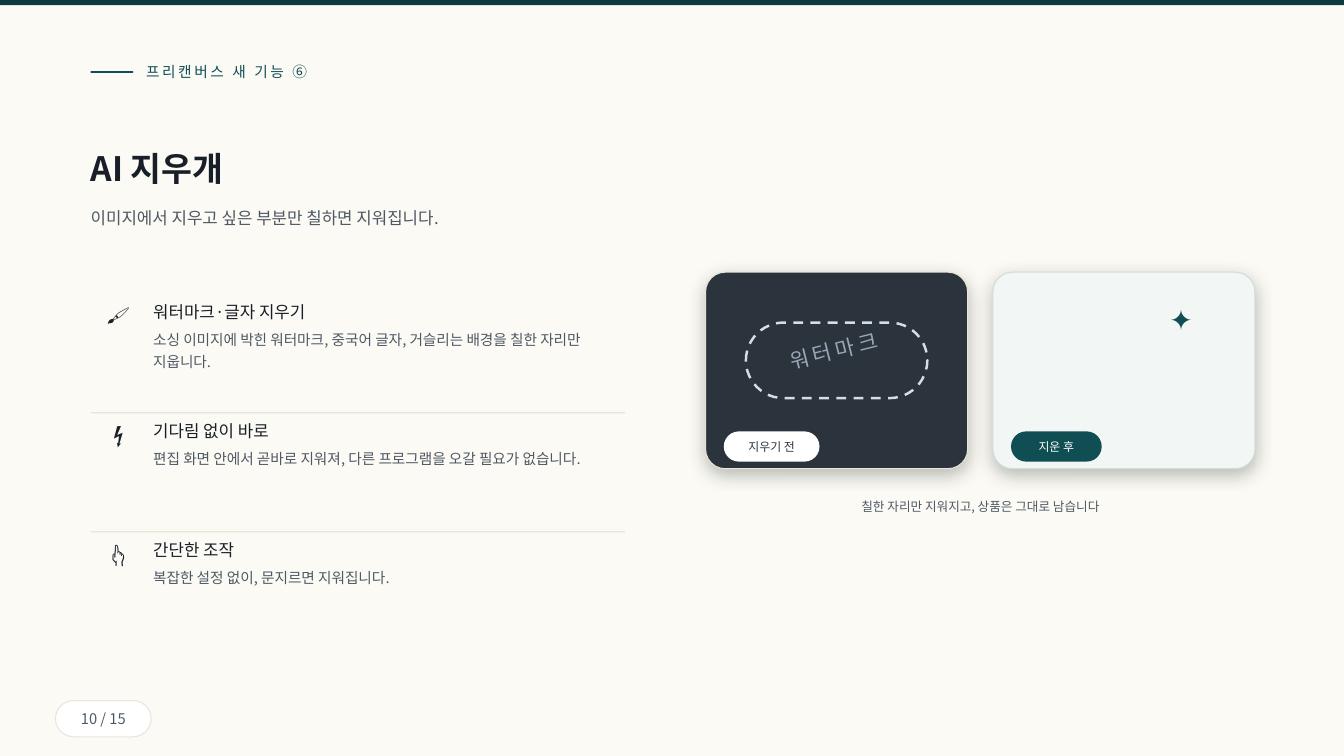
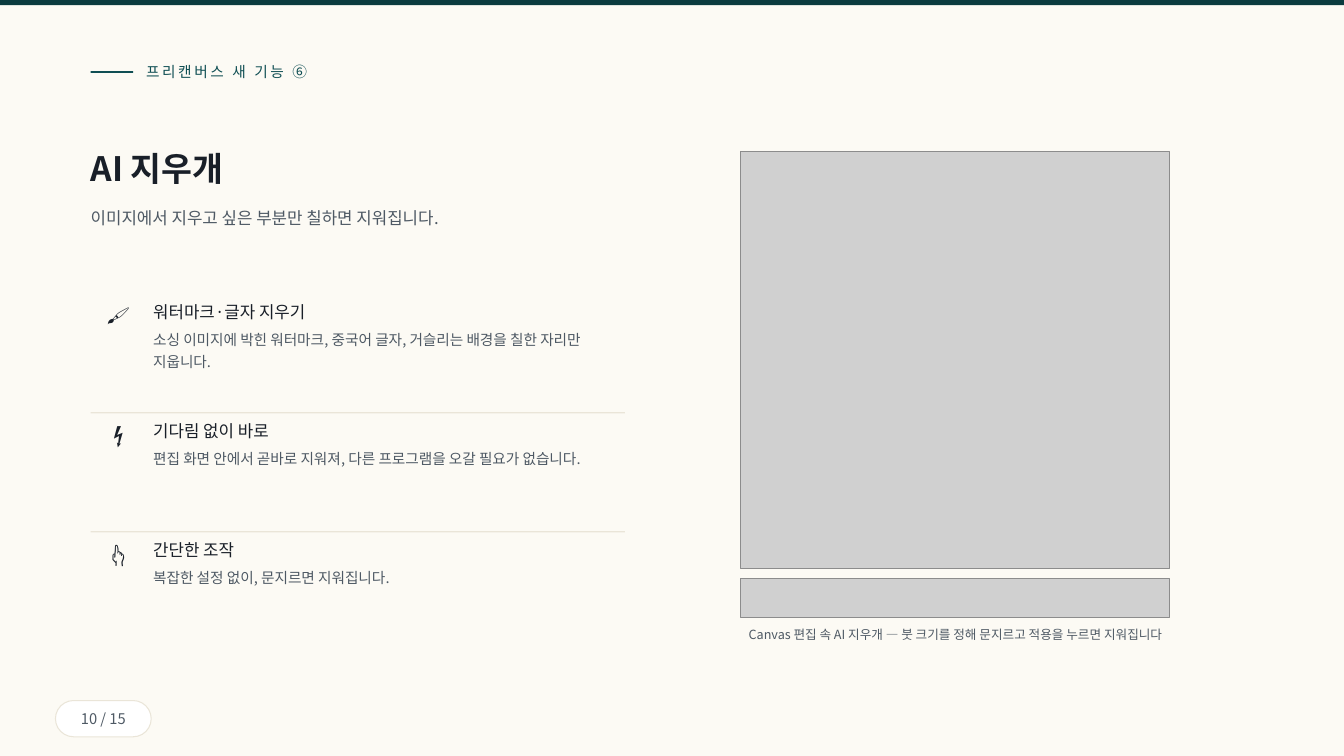
Before and after one commit to ramiteacher/searchmaster-x-freecanvas, a slide deck: slide 10 of slides.pptx. Drawn at 1344x756 pixels with LibreOffice and Linux fonts; fonts in the diff are those of the drawing; grey boxes stand for pictures. Boxes give left, top, right and bottom in pixels: in the first picture for what was removed or moved away, otherwise in the second. Text is boxed around its words. In the diff, an @@ line names an element or a change of style, - is before the commit and + after.

Commit message:
실물 스크린샷 6종 투입: AI 지우개·글자 수정·컷 편집·쇼츠 미리보기·불러오기 완료 팝업

```diff
--- a/slides.pptx
+++ b/slides.pptx
@@ picture added at (x1=741, y1=151, x2=1170, y2=569) @@
@@ rounded rectangle removed at (x1=706, y1=272, x2=968, y2=469) @@
@@ rounded rectangle removed at (x1=993, y1=272, x2=1255, y2=469) @@
@@ rounded rectangle removed at (x1=746, y1=323, x2=928, y2=398) @@
@@ text removed at (x1=1170, y1=302, x2=1230, y2=348) @@
-✦
@@ text removed at (x1=792, y1=333, x2=879, y2=369) @@
-워터마크
@@ rounded rectangle removed at (x1=724, y1=432, x2=820, y2=462) @@
-지우기 전
@@ rounded rectangle removed at (x1=1011, y1=432, x2=1102, y2=462) @@
-지운 후
@@ text removed at (x1=861, y1=500, x2=1099, y2=513) @@
-칠한 자리만 지워지고, 상품은 그대로 남습니다
@@ picture added at (x1=741, y1=579, x2=1170, y2=617) @@
@@ text added at (x1=749, y1=628, x2=1162, y2=640), 9 pt, text #4E5964 @@
+Canvas 편집 속 AI 지우개 — 붓 크기를 정해 문지르고 적용을 누르면 지워집니다
```
Also in this commit, not shown: 1 other slide changed, 1 other file.
